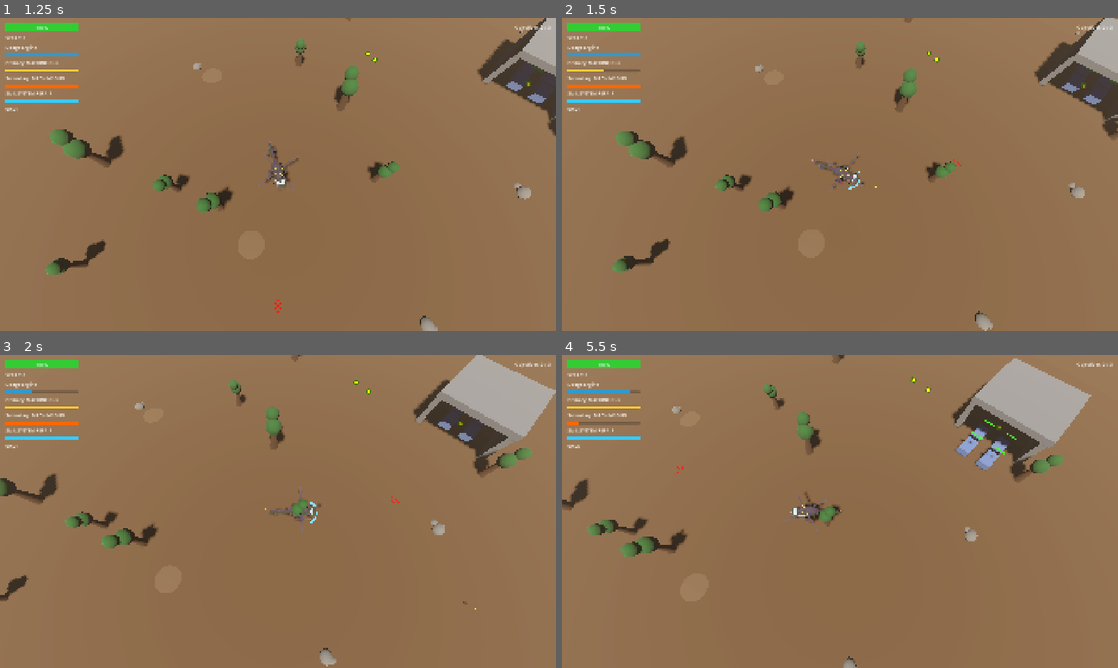
Above: before the commit, frames 1-4 (two rows, left to right).
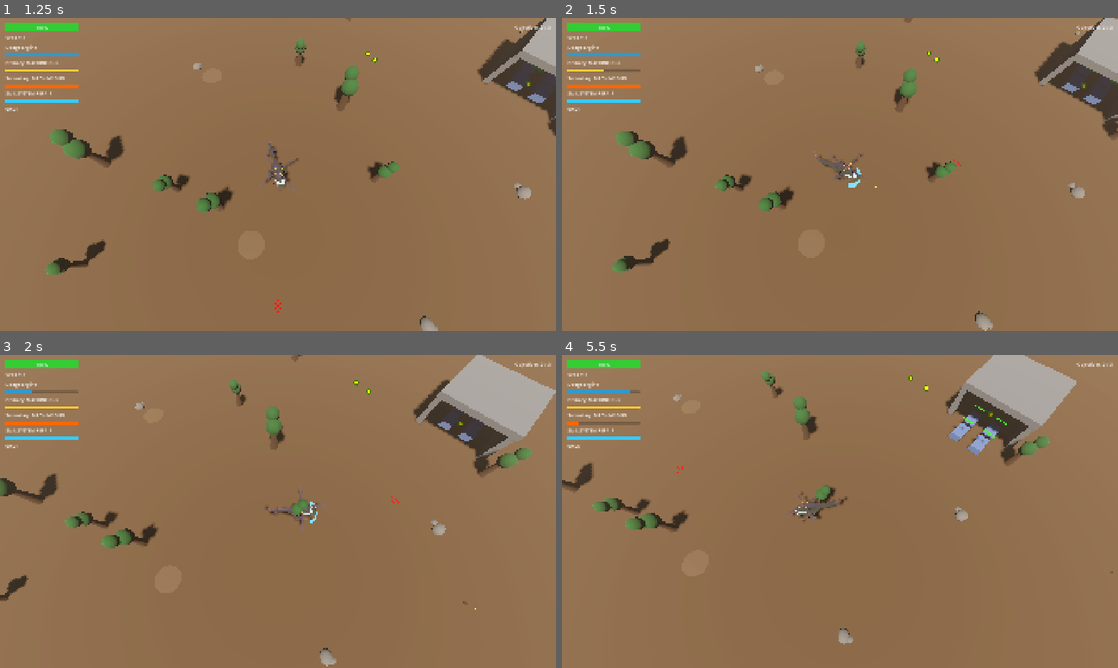
Above: after the commit, the same moments.

Repository: javiflores/helicopter
Game: Godot game, scene res://scenes/UI/RunStartScreen.tscn
The game is run twice, just before and just after one commit, with the same random seed, the same clock (stepped at 60 frames per second) and the same inputs.
Inputs (mouse positions are in pixels of both pictures, inside the frame that each line leads up to):
- Up to frame 1 (1.25 s): click "START MISSION" at 0.5 s
- Up to frame 2 (1.5 s): move the mouse to (962, 158) at 1.27 s; hold D (move_right) from 1.28 s (still down); hold Q (block) from 1.28 s (still down); click (962, 158) at 1.42 s
- Up to frame 3 (2 s): keep holding D (move_right); keep holding Q (block); tap Space (dodge) at 1.55 s
- Up to frame 4 (5.5 s): move the mouse to (728, 527) at 2.02 s; release D (move_right) at 2.03 s; release Q (block) at 2.03 s; hold S (move_back) 2.03-2.78 s; tap Space (dodge) at 2.1, 3.05, 3.6, 4.55 s; tap Q (block) at 2.3, 3.8, 5.3 s; move the mouse to (895, 442) at 2.77 s; hold D (move_right) 2.78-3.53 s; hold Q (block) 2.78-3.53 s; move the mouse to (812, 574) at 3.52 s; hold W (move_forward) 3.53-4.28 s; click (812, 574) at 3.67 s; move the mouse to (1006, 558) at 4.27 s; press the mouse at (1006, 558) at 4.28 s; hold A (move_left) from 4.28 s (still down); move the mouse to (673, 464) at 5.02 s; release the mouse at (673, 464) at 5.03 s; right-click (673, 464) at 5.1 s

Frame 1 is identical in both runs. In frame 2, 0.4% of the frame differs, in the area x 44-55%, y 42-56%; in frame 3, 0.2%; in frame 4, 7.8%, in the area x 0-100%, y 0-100%.

Commit message:
V0.1.4.3 -small changes in the player movement

Diff:
--- a/scripts/PlayerController.gd
+++ b/scripts/PlayerController.gd
@@ -175,6 +175,7 @@
 
 	# Lock direction based on Camera or World depending on movement scheme
 	# Reuse handle_movement's direction logic to get world-space vector
+	# Screen Space Dodge
 	var camera = get_viewport().get_camera_3d()
 	if camera:
 		var cam_basis = camera.global_transform.basis
@@ -246,7 +247,7 @@
 			visual_mesh.rotation.x = lerp_angle(visual_mesh.rotation.x, local_dodge.z * 0.5, delta * 20.0)
 		return
 
-	# NORMAL MOVEMENT
+	# SCREEN SPACE MOVEMENT
 	var camera = get_viewport().get_camera_3d()
 	var direction = Vector3.ZERO
 
@@ -262,10 +263,22 @@
 	else:
 		direction = Vector3(input_vector.x, 0, input_vector.y).normalized()
 
+	# Aerodynamic Speed Penalty
+	# Fly fast forward, slower sideways/backward
+	var aero_mult = 1.0
+	if direction.length_squared() > 0.01:
+		var heli_forward = - global_transform.basis.z
+		var alignment = direction.dot(heli_forward)
+		# 1.0 = Forward, 0.0 = Strafe, -1.0 = Back
+		if alignment >= 0:
+			aero_mult = lerp(0.7, 1.0, alignment)
+		else:
+			aero_mult = lerp(0.7, 0.5, -alignment)
+
 	# Block Movement Penalty
-	var current_speed_mult = 1.0
+	var current_speed_mult = aero_mult
 	if is_blocking:
-		current_speed_mult = 0.5 # Slow down while blocking/parrying
+		current_speed_mult *= 0.5 # Stacks multiplicatively
 
 	if direction != Vector3.ZERO:
 		velocity.x = move_toward(velocity.x, direction.x * max_speed * current_speed_mult, acceleration * delta)
@@ -281,8 +294,11 @@
 		if move_ref == Vector3.ZERO and velocity.length() > 0.1:
 			move_ref = velocity.normalized()
 		var local_move = global_transform.basis.inverse() * move_ref
-		var target_tilt_z = - local_move.x * 0.4
-		var target_tilt_x = local_move.z * 0.4
+		# Fix: Flip sign for Z tilt (Roll) to lean into turn correctly
+		# Adjusted multiplier to 0.6 as requested
+		var target_tilt_z = local_move.x * 0.6
+		# Fix: Flip sign for X tilt (Pitch) to lean forward/back correctly
+		var target_tilt_x = - local_move.z * 0.4
 
 		# Blocking visuals: Tilt up?
 		if is_blocking:
